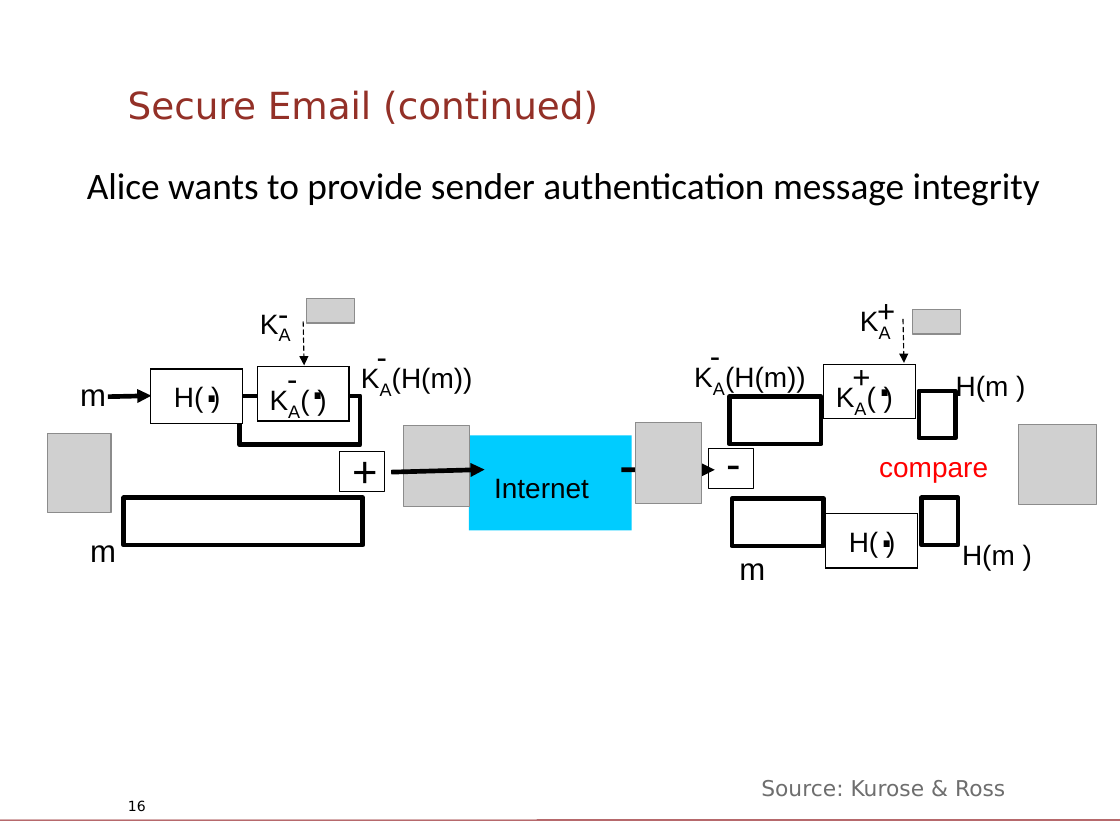
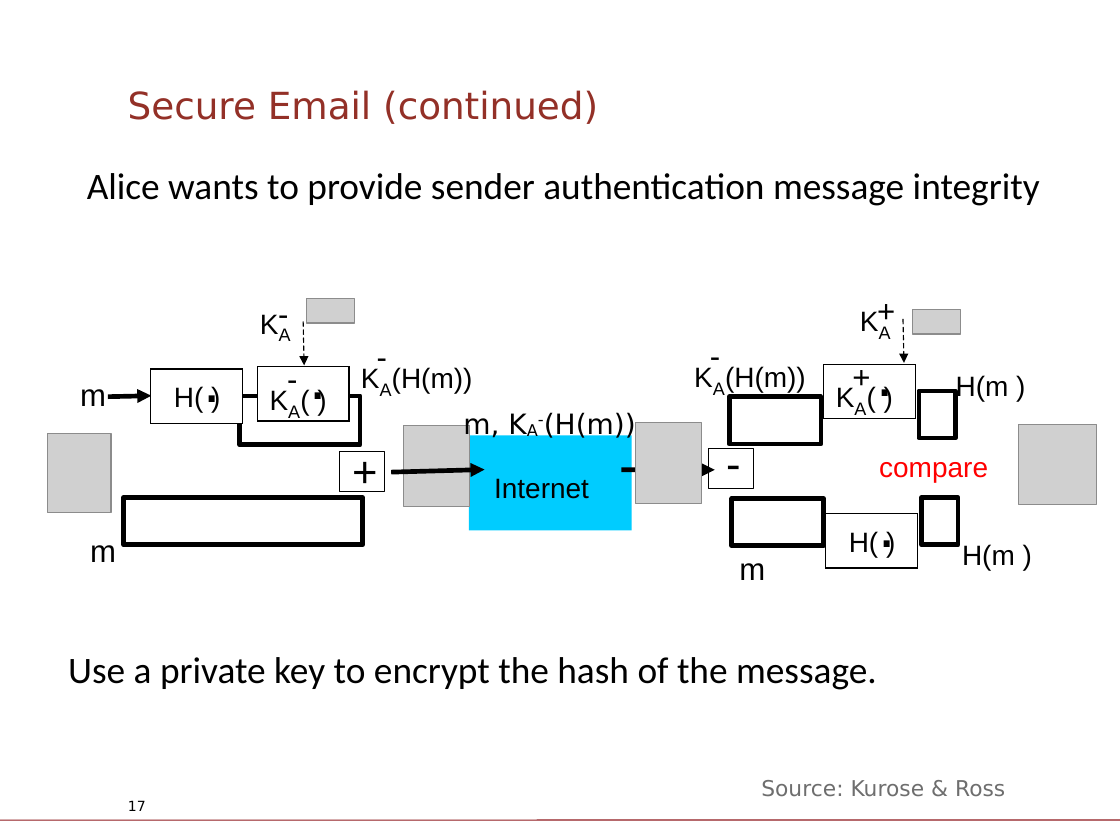
Before and after one commit to diku-compSys/compSys-e2021-pub, a slide deck: slide 17 of lectures/211124_security/slides.odp (slide 16 before the commit). Drawn at 1120x840 pixels with LibreOffice and Linux fonts; fonts in the diff are those of the drawing; grey boxes stand for pictures; background and template pictures are left out. Boxes give left, top, right and bottom in pixels: in the first picture for what was removed or moved away, otherwise in the second. Text is boxed around its words. In the diff, an @@ line names an element or a change of style, - is before the commit and + after.

```diff
--- a/lectures/211124_security/slides.odp
+++ b/lectures/211124_security/slides.odp
@@ text added at <box>463,412,636,441</box>, 18 pt, text #000000 @@
+m, KA-(H(m))
@@ text added at <box>68,657,877,690</box>, 24 pt, text #000000 @@
+Use a private key to encrypt the hash of the message.
@@ page number at <box>128,800,146,811</box>: text changed @@
-16
+17
```
Also in this commit, not shown: 13 other slides changed, 3 slides added, 8 slides removed, 1 other file.
